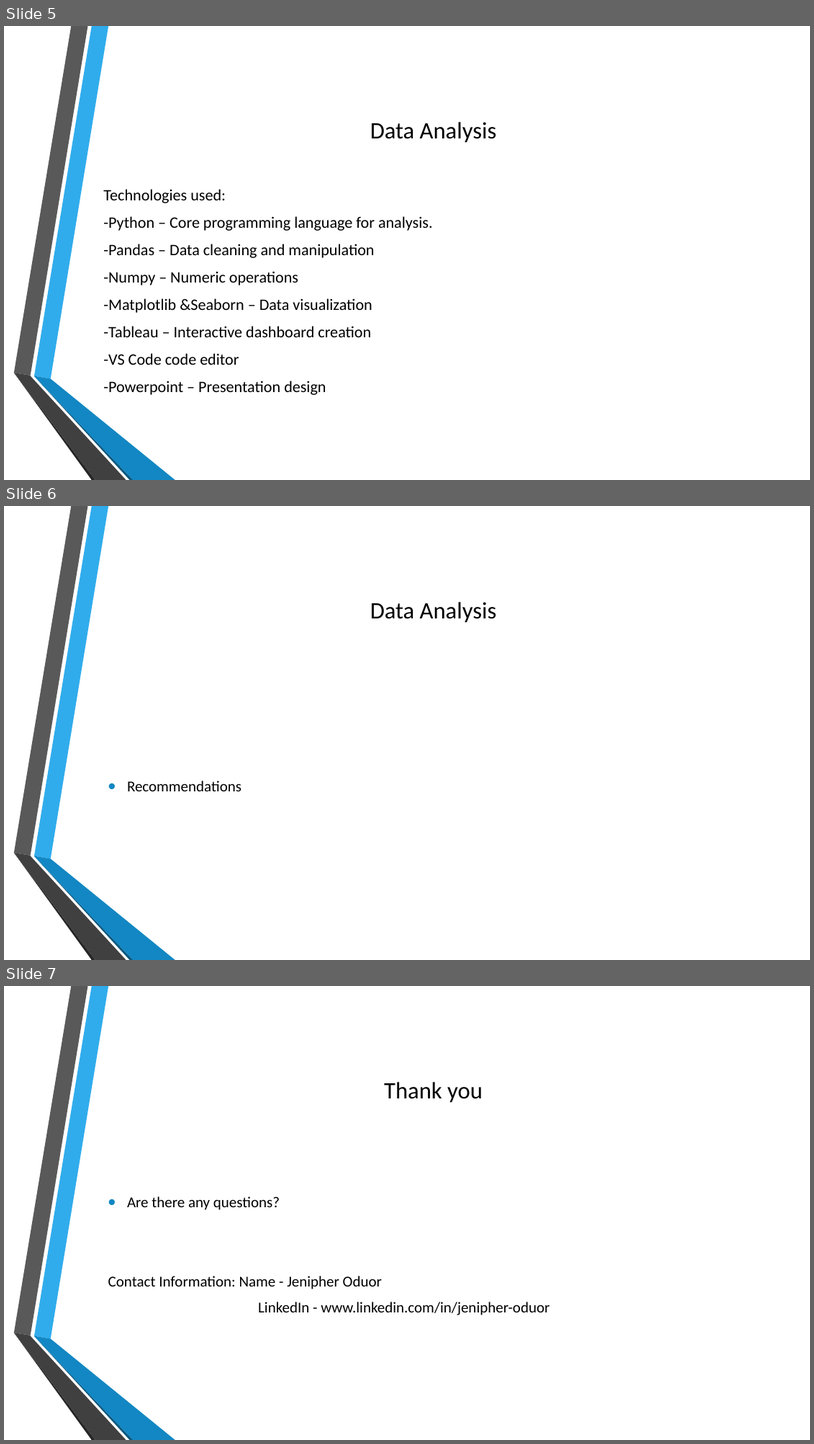
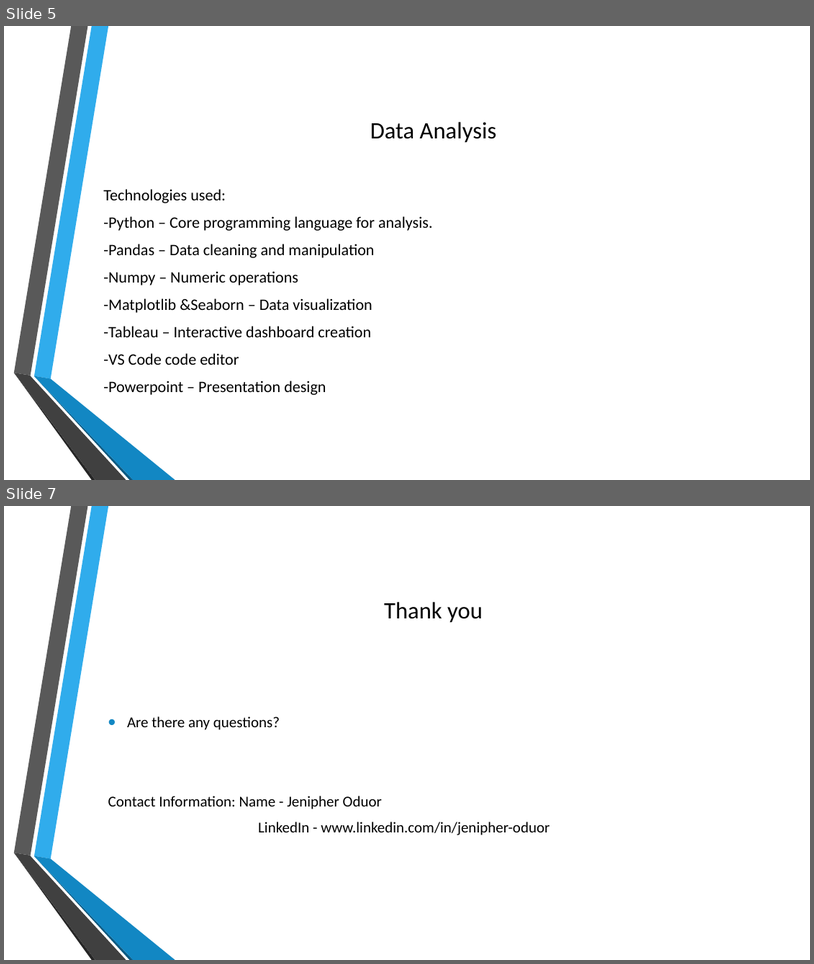
Before and after one commit to OpusDEI-cloud/dsc-phase-2-project-PT11-Grp4, a slide deck: Film Type Recommendations for a New Movie.pptx. Shown one above the other, each under a label of ours: slides 5, 6 and 7 before the commit, slides 5 and 7 after it; the slides between them are not shown. The pictures are 814x1444 and 814x964 pixels, drawn with LibreOffice and Linux fonts; fonts in the diff are those of the drawing; background and template pictures are left out. Boxes give left, top, right and bottom in pixels: in the first picture for what was removed or moved away, otherwise in the second. Text is boxed around its words. In the diff, an @@ line names an element or a change of style, - is before the commit and + after.

```diff
--- a/Film Type Recommendations for a New Movie.pptx
+++ b/Film Type Recommendations for a New Movie.pptx
@@ slide 6 removed at <box>4,506,810,960</box>, background picture (left out); not listed: 6 template elements that a slide beside it also shows @@
@@ title removed at <box>370,602,497,623</box> @@
-Data Analysis
@@ text removed at <box>127,780,242,791</box> @@
-• Recommendations
```
Also in this commit, not shown: 1 slide added, 1 other file.
